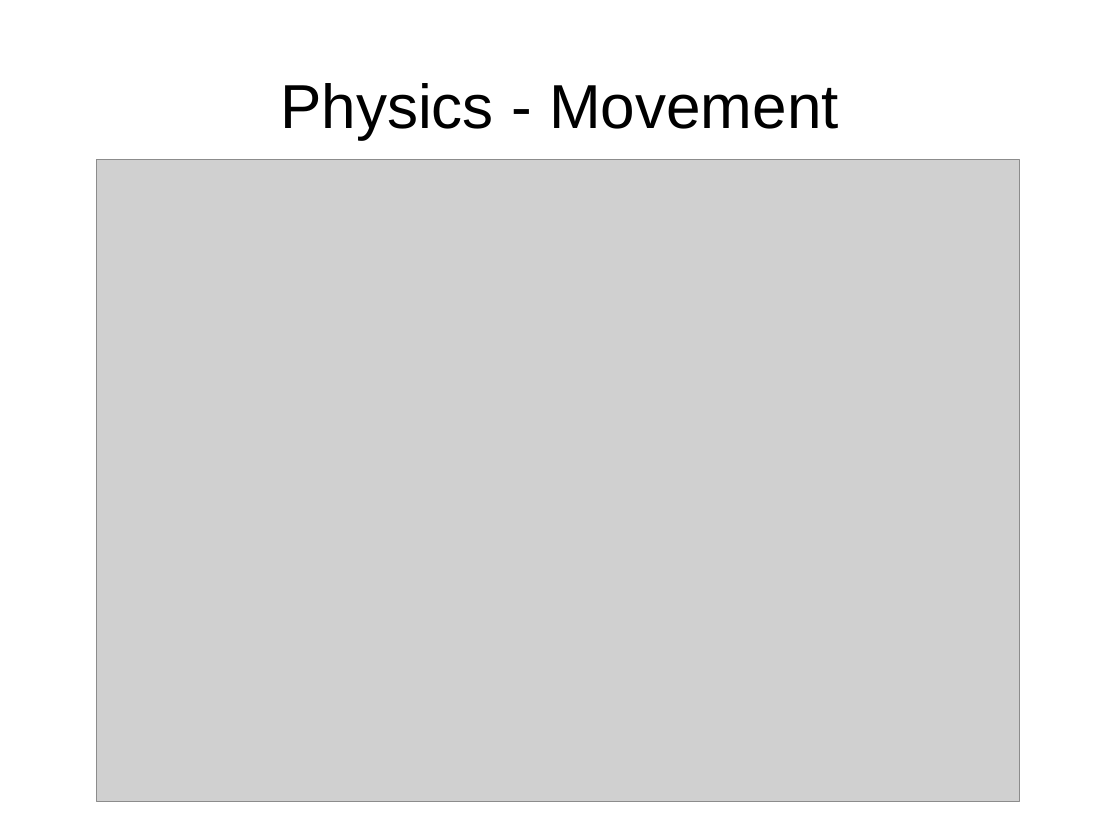
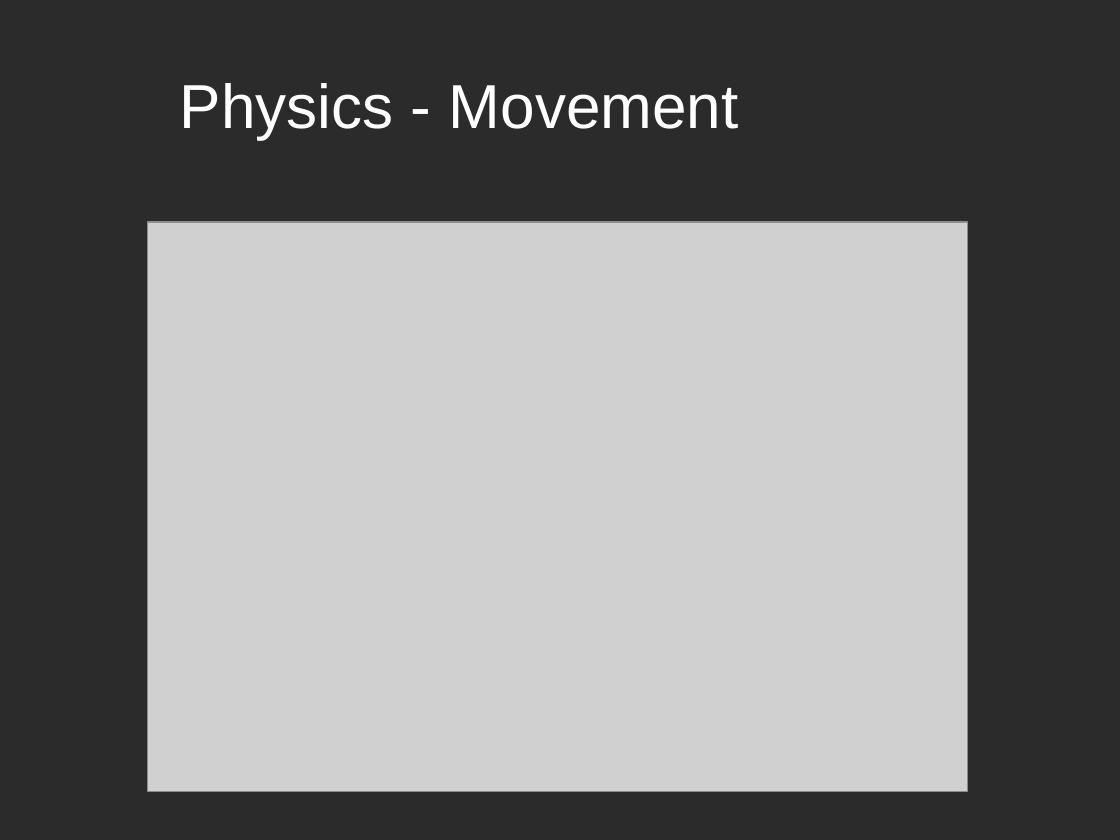
Before and after one commit to szyuGH/StarrockGame, a slide deck: slide 4 of Docs/PresentationPrototype/PrototypePresentation.odp (slide 13 before the commit). Drawn at 1120x840 pixels with LibreOffice and Linux fonts; fonts in the diff are those of the drawing; grey boxes stand for pictures; background and template pictures are left out; a plain dark background stands for a picture behind light text. Boxes give left, top, right and bottom in pixels: in the first picture for what was removed or moved away, otherwise in the second. Text is boxed around its words. In the diff, an @@ line names an element or a change of style, - is before the commit and + after.

```diff
--- a/Docs/PresentationPrototype/PrototypePresentation.odp
+++ b/Docs/PresentationPrototype/PrototypePresentation.odp
@@ background #FFFFFF to picture (left out) @@
@@ title "Physics - Movement": place and size @@
-title "Physics - Movement" at [280, 83, 839, 139]
+title "Physics - Movement" at [180, 83, 739, 139]
@@ title "Physics - Movement" at [180, 83, 739, 139]: text colour #000000 to #FFFFFF; alignment centre to left @@
@@ picture: place and size @@
-picture at [97, 160, 1020, 801]
+picture at [148, 223, 969, 792]
```
Also in this commit, not shown: 7 other slides changed, 10 slides added, 8 slides removed, 8 other files.
